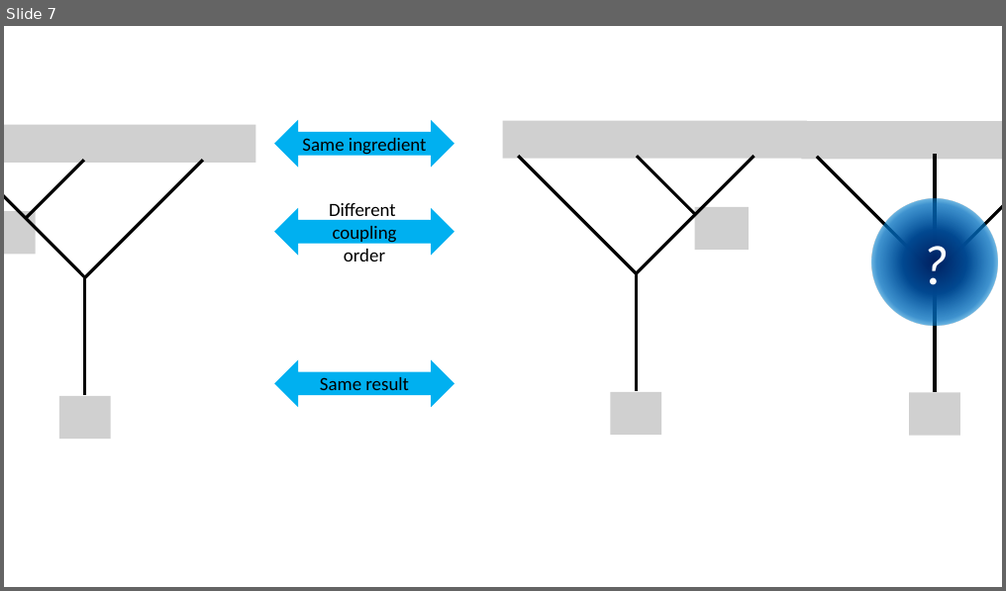
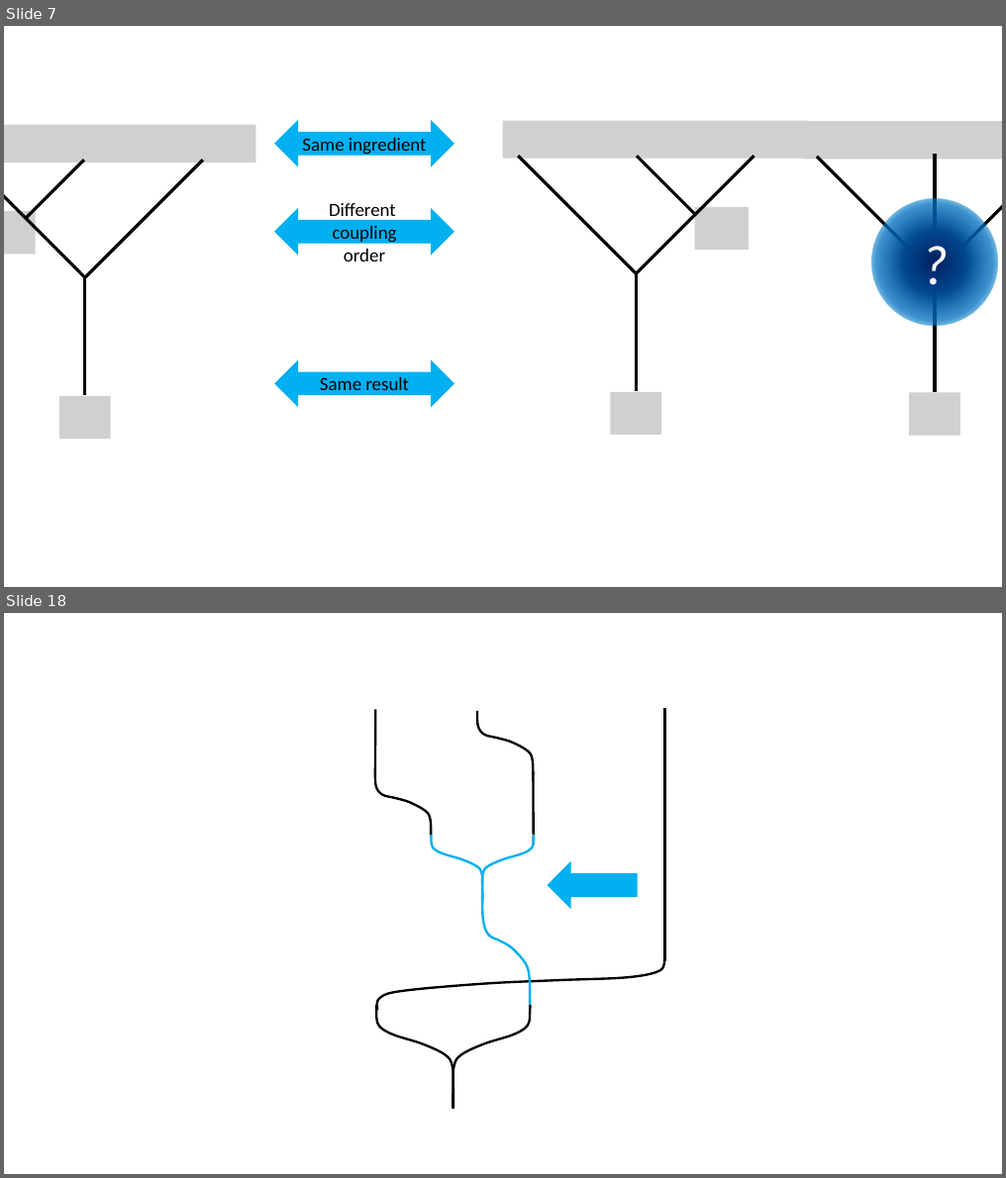
Before and after one commit to yk-liu/yk-liu.github.io, a slide deck: _posts/2019-04-13-Introduction-to-QC-and-TQC-Braiding-Anyons/assets/pics.source.pptx. Shown one above the other, each under a label of ours: slide 7 before the commit, slides 7 and 18 after it; the slides between them are not shown. The pictures are 1006x591 and 1006x1178 pixels, drawn with LibreOffice and Linux fonts; fonts in the diff are those of the drawing; grey boxes stand for pictures. Boxes give left, top, right and bottom in pixels: in the first picture for what was removed or moved away, otherwise in the second. Text is boxed around its words. In the diff, an @@ line names an element or a change of style, - is before the commit and + after.

```diff
--- a/_posts/2019-04-13-Introduction-to-QC-and-TQC-Braiding-Anyons/assets/pics.source.pptx
+++ b/_posts/2019-04-13-Introduction-to-QC-and-TQC-Braiding-Anyons/assets/pics.source.pptx
@@ slide 18 added at bbox=[4, 613, 1002, 1174], background #FFFFFF @@
@@ line added from (375, 710) to (375, 771), #000000 2.25 pt @@
@@ freeform shape added at bbox=[477, 711, 533, 774], outline #000000 2.25 pt @@
@@ line added from (665, 707) to (665, 961), #000000 2.25 pt @@
@@ freeform shape added at bbox=[375, 771, 431, 835], outline #000000 2.25 pt @@
@@ line added from (534, 771) to (534, 845), #000000 2.25 pt @@
@@ ellipse added at bbox=[573, 819, 592, 837], fill #FFFFFF, outline #FFFFFF 2.25 pt @@
@@ freeform shape added at bbox=[432, 835, 483, 901], outline #00B0F0 2.25 pt @@
@@ freeform shape added at bbox=[482, 835, 534, 901], outline #00B0F0 2.25 pt @@
@@ left arrow added at bbox=[548, 863, 637, 909], fill #00B0F0, outline #00B0F0 1 pt @@
@@ freeform shape added at bbox=[482, 894, 530, 1005], outline #00B0F0 2.25 pt @@
@@ freeform shape added at bbox=[377, 959, 664, 1011], outline #000000 2.25 pt @@
@@ ellipse added at bbox=[521, 973, 540, 991], fill #FFFFFF, outline #FFFFFF 2.25 pt @@
@@ ellipse added at bbox=[522, 975, 540, 993], fill #FFFFFF, outline #FFFFFF 2.25 pt @@
@@ freeform shape added at bbox=[376, 1005, 453, 1109], outline #000000 2.25 pt @@
@@ freeform shape added at bbox=[453, 1005, 531, 1109], outline #000000 2.25 pt @@
```
Also in this commit, not shown: 1 slide changed, 15 other slides added, 14 slides removed, 3 other files.
